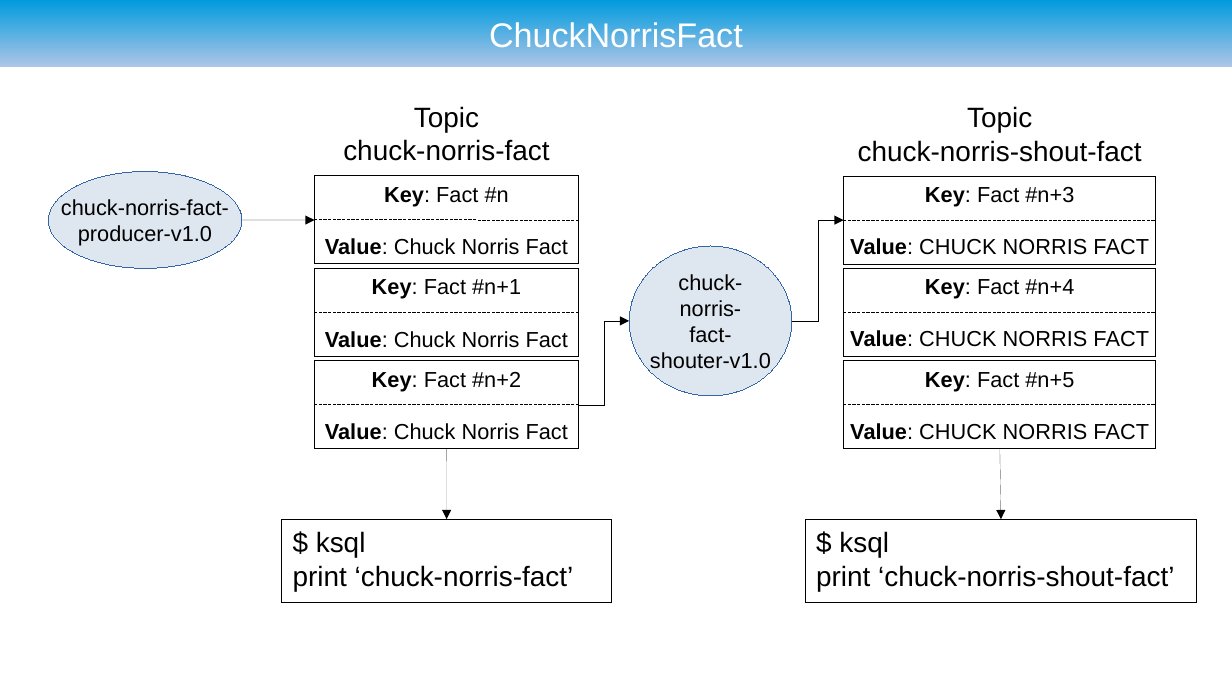
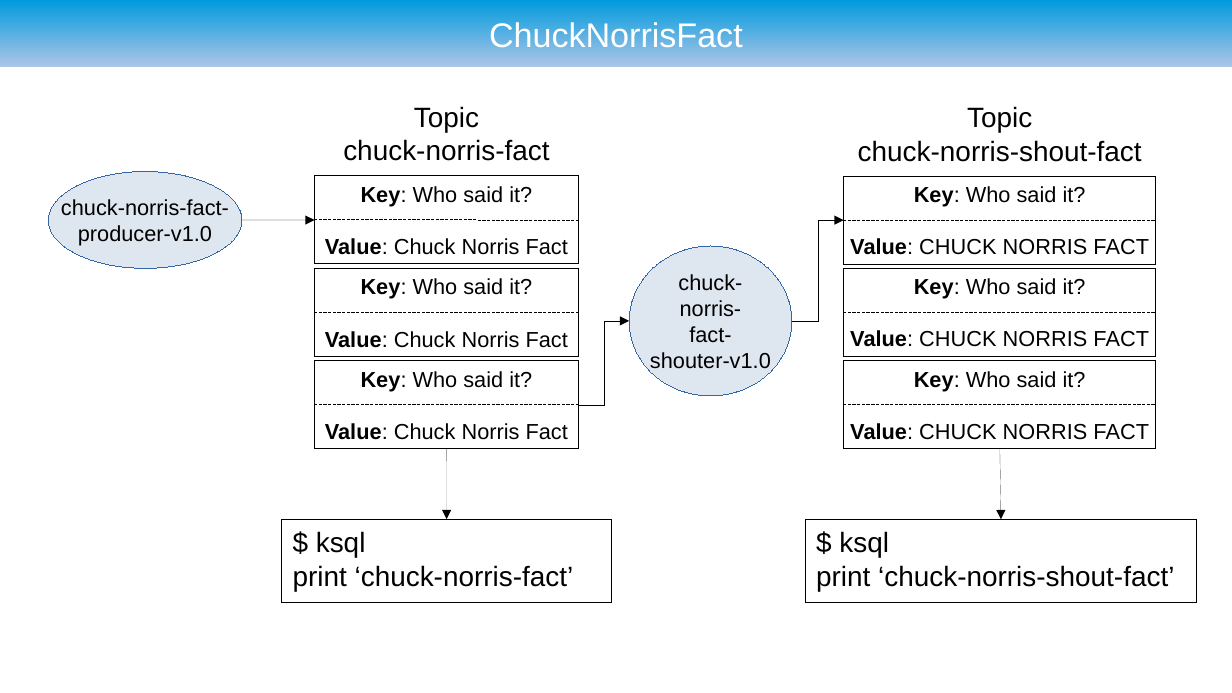
Before and after one commit to ryzlab/kafka-kompetensdag, a slide deck: slide 68 of doc/presentation-umejug.odp. Drawn at 1232x693 pixels with LibreOffice and Linux fonts; fonts in the diff are those of the drawing; background and template pictures are left out. Boxes give left, top, right and bottom in pixels: in the first picture for what was removed or moved away, otherwise in the second. Text is boxed around its words. In the diff, an @@ line names an element or a change of style, - is before the commit and + after.

```diff
--- a/doc/presentation-umejug.odp
+++ b/doc/presentation-umejug.odp
@@ text in rectangle at [361,186,532,207]: text changed @@
-Key: Fact #n
+Key: Who said it?
@@ text in rectangle at [914,186,1086,207]: text changed @@
-Key: Fact #n+3
+Key: Who said it?
@@ text in rectangle at [361,278,532,299]: text changed @@
-Key: Fact #n+1
+Key: Who said it?
@@ text in rectangle at [914,278,1086,299]: text changed @@
-Key: Fact #n+4
+Key: Who said it?
@@ text in rectangle at [361,371,532,392]: text changed @@
-Key: Fact #n+2
+Key: Who said it?
@@ text in rectangle at [914,371,1086,392]: text changed @@
-Key: Fact #n+5
+Key: Who said it?
```
Also in this commit, not shown: 5 other slides changed, 2 other files.
